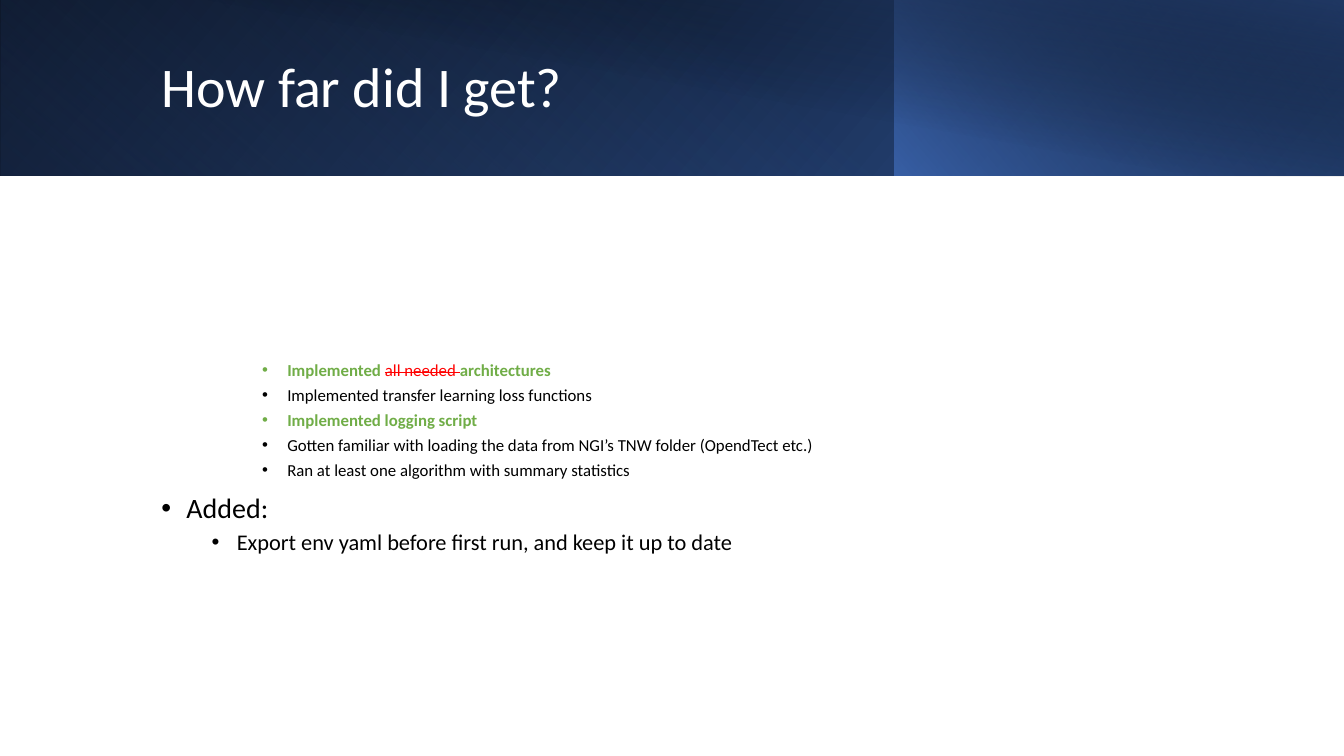
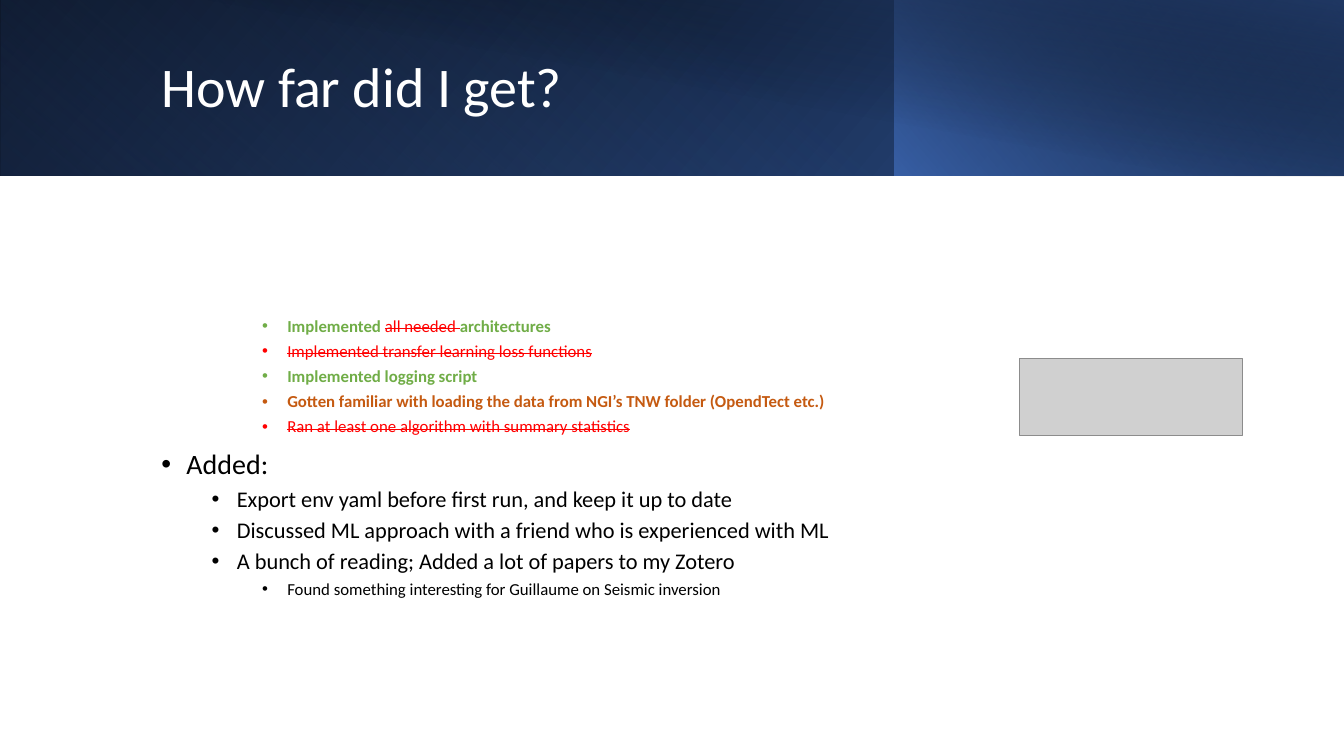
Before and after one commit to sjurmsc/MSC2023, a slide deck: slide 3 of Meeting Presentations/15.09.2022_ML Meeting.pptx. Drawn at 1344x756 pixels with LibreOffice and Linux fonts; fonts in the diff are those of the drawing; grey boxes stand for pictures. Boxes give left, top, right and bottom in pixels: in the first picture for what was removed or moved away, otherwise in the second. Text is boxed around its words. In the diff, an @@ line names an element or a change of style, - is before the commit and + after.

```diff
--- a/Meeting Presentations/15.09.2022_ML Meeting.pptx
+++ b/Meeting Presentations/15.09.2022_ML Meeting.pptx
@@ text at (x1=287, y1=345, x2=825, y2=435): text colour #000000 to #FF0000, strikethrough on in "Implemented transfer learning loss functions", "Ran at least one algorithm with summary ..."; text colour #000000 to #C55A11, bold on in "Gotten familiar with loading the data from ..." @@
@@ picture added at (x1=1019, y1=359, x2=1242, y2=436) @@
@@ text at (x1=237, y1=522, x2=829, y2=598): paragraphs added @@
+  • Discussed ML approach with a friend who is experienced with ML
+  • A bunch of reading; Added a lot of papers to my Zotero
+    • Found something interesting for Guillaume on Seismic inversion
```
Also in this commit, not shown: 9 other slides changed, 1 other file.
